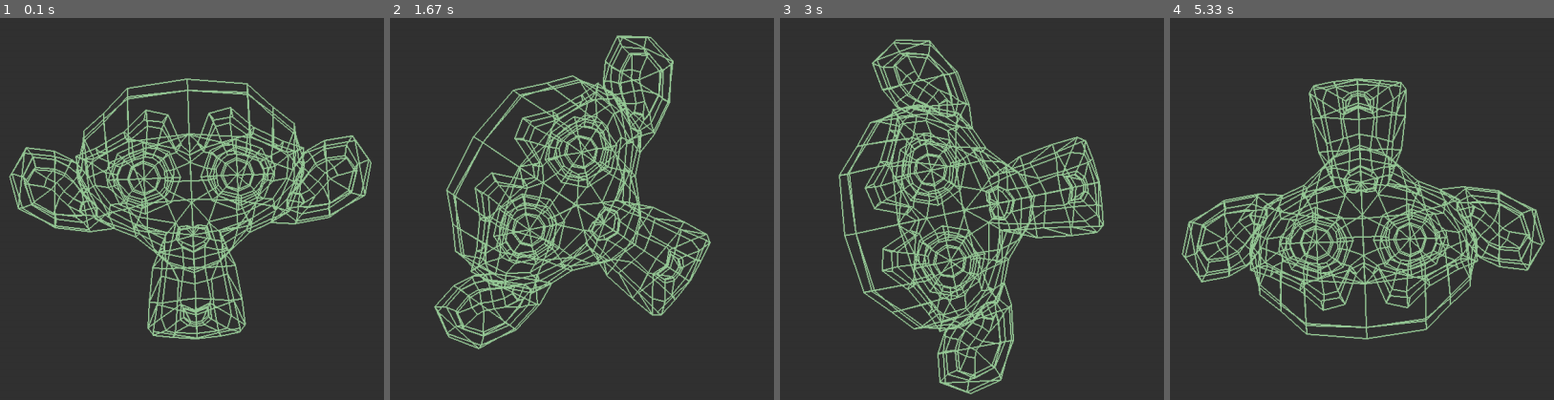
Above: before the commit, frames 1-4 (left to right).
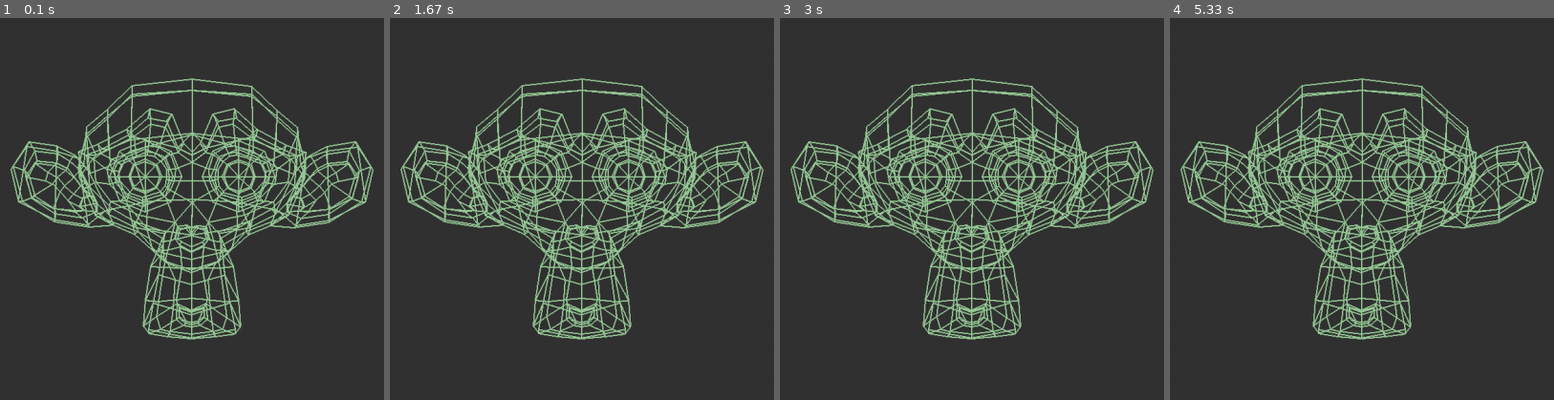
Above: after the commit, the same moments.

Repository: chebur5581/GraphicEngine_v1
Game: pygame game, started from CBEngine2D/main.py
The game is run twice, just before and just after one commit, with the same random seed, the same clock (stepped at 60 frames per second) and the same inputs.
Inputs:
- Up to frame 1 (0.1 s): no input
- Up to frame 2 (1.67 s): no input
- Up to frame 3 (3 s): no input
- Up to frame 4 (5.33 s): no input

The runs differ from the first frame. In frame 1, 19% of the frame differs, in the area x 2-98%, y 15-85%; in frame 2, 25%, in the area x 2-98%, y 4-87%; in frame 3, 23%; in frame 4, 25%.

Commit message:
some cleaning and comments

Diff:
--- a/CBEngine2D/main.py
+++ b/CBEngine2D/main.py
@@ -12,18 +12,18 @@
 
     def run(self):
         while True:
-            self.screen.fill((50, 50, 50))
+            self.screen.fill((50, 50, 50))  # заполнение непонятным цветом
 
             self.world.render_world()  # отрисовка всех объектов
 
-            [exit() for i in pg.event.get() if i.type == pg.QUIT]
+            [exit() for i in pg.event.get() if i.type == pg.QUIT]  # цикл проверки на закрытие окна
 
-            pg.display.set_caption(str(self.clock.get_fps()))
+            pg.display.set_caption(str(self.clock.get_fps()))  # отрисовка fps на названии окна
 
-            pg.display.flip()
-            self.clock.tick(60)
+            pg.display.flip()  # обновление экрана
+            self.clock.tick(60)  # контроль тиков/фрэйм рейта
 
 
-if __name__ == '__main__':
-    app = App()
-    app.run()
+if __name__ == '__main__':  # TODO:придумать комментарий к этой строке
+    app = App()  # создание экземпляра класса окна
+    app.run()  # запуск программы
--- a/CBEngine2D/object.py
+++ b/CBEngine2D/object.py
@@ -1,5 +1,5 @@
 import pygame as pg
-import numpy as np
+from numpy import array
 import math
 
 
@@ -9,8 +9,8 @@
         self.facets = facets  # грани
         self.x, self.y, = pos  # позиция
 
-        self.basis = np.array([(1, 0),  # базисы
-                               (0, 1)])
+        self.basis = array([(1, 0),  # базисы
+                            (0, 1)])
 
         self.screen = screen  # экран на котором происходит отрисовка
 
@@ -25,11 +25,11 @@
         poly = []
         for vert in enumerate(vertex):
             poly.append(vert[1][0] * self.basis[0] + vert[1][1] * self.basis[1])
-            # ^вычисление положения точки/вектора изходя из базисов^
+            # ^вычисление положения точки/вектора иcходя из базисов^
             poly[vert[0]][0] += self.x  # смещение
             poly[vert[0]][1] += self.y
-        pg.draw.polygon(self.screen, (150, 200, 150), poly, 2)
+        pg.draw.polygon(self.screen, (150, 200, 150), poly, 2)  # отрисовка полигона
 
-    def rotate_z(self, angle):
-        self.basis = np.array([(math.cos(angle), -math.sin(angle)),
-                               (math.sin(angle), math.cos(angle))])
+    def rotate_z(self, angle):  # поворот вокруг оси z или в плоскости x y
+        self.basis = array([(math.cos(angle), -math.sin(angle)),
+                            (math.sin(angle), math.cos(angle))])
--- a/CBEngine2D/world.py
+++ b/CBEngine2D/world.py
@@ -1,52 +1,37 @@
-import pygame as pg
-import numpy as np
+from numpy import array
 from object import Object
 
 
 class World():  # класс всех объектов на экране
     def __init__(self, screen):
-        self.screen = screen
+        self.screen = screen  # передача экрана для отрисовки
 
         self.create_objects()  # вызов функции создания объектов
 
-        self.ang = 0
-
     def create_objects(self):  # создание объектов с вершинами
-        # self.cube_1 = self.quad((550, 300), 200)
-        #
-        # self.cube_1.rotate_z(45)
-        #
-        # self.figure_1 = self.figure((200, 200),
-        #                 np.array([(60, 50), (-60, 50), (0, -50)]),
-        #                 np.array([((0, 1, 2))]))
-        #
-        # self.obj = self.get_object_from_file('test.obj', 50, (300, 400))
-
-        self.plate = self.get_object_from_file('monkey_test.obj', 200, (300, 400))
+        self.obj = self.get_object_from_file('monkey_test.obj', 200, (300, 400))
 
     # функция квадрата
-    def quad(self, pos, size=float or int, facets=np.array([((0, 1, 2)), ((0, 2, 3))])):
-        vert = np.array([(0, 0), (size, 0), (size, size), (0, size)])
-        return Object(vert, facets, pos, self.screen)
+    def quad(self, pos, size=float or int, faces=array([((0, 1, 2)), ((0, 2, 3))])):
+        vert = array([(0, 0), (size, 0), (size, size), (0, size)])
+        return Object(vert, faces, pos, self.screen)
 
+    # функция с произвольными вершинами и гранями
     def figure(self, pos, vertex, facets):
         return Object(vertex, facets, pos, self.screen)
 
     def render_world(self):  # отрисовка всех объектов
-        # self.cube_1.render()
-        # self.figure_1.render()
-        # self.obj.render()
-        self.plate.render()
-        self.plate.rotate_z(self.ang)
-        self.ang += 0.01
+        self.obj.render()
 
+    # импорт объекта из obj файла
+    # коментов побольше чем обычно потому что код функции не совсем мой и таким обычно не пользуюсь
     def get_object_from_file(self, filename, size, pos):
         vertex, faces = [], []
         with open(filename) as f:
             for line in f:
-                if line.startswith('v '):
-                    vertex.append([float(i) * size for i in line.split()[1:]] + [1])
-                elif line.startswith('f'):
+                if line.startswith('v '):  # если линия начинается с символа v
+                    vertex.append([float(i) * size for i in line.split()[1:]] + [1])  # добавление вершин
+                elif line.startswith('f'):  # если линия начинается с символа f
                     faces_ = line.split()[1:]
-                    faces.append([int(face_.split('/')[0]) - 1 for face_ in faces_])
-        return Object(vertex, faces, pos, self.screen)
+                    faces.append([int(face_.split('/')[0]) - 1 for face_ in faces_])  # добавление граней
+        return Object(vertex, faces, pos, self.screen)  # возврат объекта с вершинами и гранями из файла
